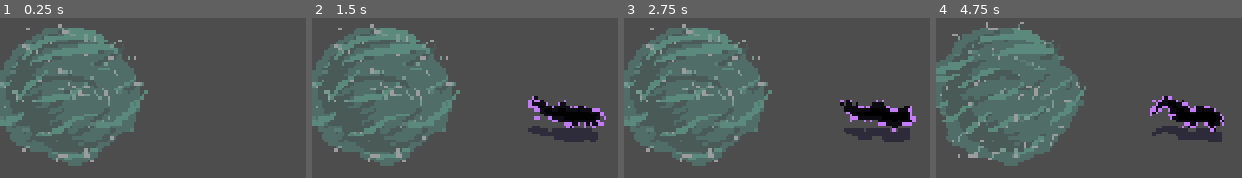
Above: before the commit, frames 1-4 (left to right).
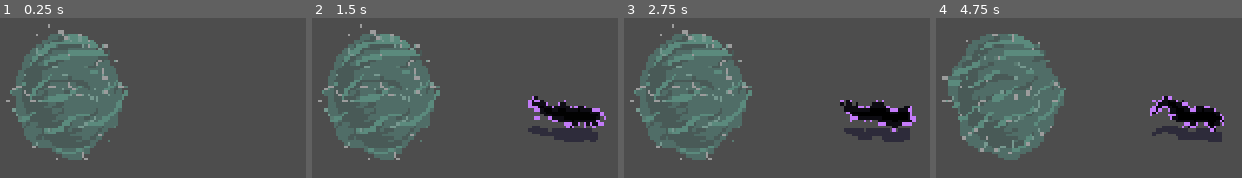
Above: after the commit, the same moments.

Repository: alifeee/loop
Game: Godot game, scene res://scenes/test.tscn
Same seed, same stepped clock (60 frames per second), same inputs: the game is played once before the commit and once after it. This scene is started directly instead of the project's main scene. The engine's default icon, where the game draws it, is replaced by a stand-in: a white triangle on a blue panel in a dark square.
Inputs (mouse positions are in pixels of both pictures, inside the frame that each line leads up to):
- Up to frame 1 (0.25 s): no input
- Up to frame 2 (1.5 s): move the mouse to (outside the picture) at 0.52 s; press the mouse at (outside the picture) at 0.53 s; move the mouse to (outside the picture) at 1.27 s; release the mouse at (outside the picture) at 1.28 s; click (outside the picture) at 1.35 s
- Up to frame 3 (2.75 s): move the mouse to (outside the picture) at 2.02 s; press the mouse at (outside the picture) at 2.03 s
- Up to frame 4 (4.75 s): move the mouse to (outside the picture) at 2.77 s; release the mouse at (outside the picture) at 2.78 s; click (outside the picture) at 2.85 s; move the mouse to (outside the picture) at 3.52 s; press the mouse at (outside the picture) at 3.53 s; move the mouse to (outside the picture) at 4.27 s; release the mouse at (outside the picture) at 4.28 s; click (outside the picture) at 4.35 s

The runs differ from the first frame. In frame 1, 14% of the frame differs, in the area x 0-49%, y 3-93%; in frame 2, 14%; in frame 3, 14%; in frame 4, 15%, in the area x 0-50%, y 2-93%.

Commit message:
loop grpahic width narrowing

Diff:
--- a/scenes/loop.tscn
+++ b/scenes/loop.tscn
@@ -64,7 +64,8 @@
 [node name="AnimatedSprite2D" type="AnimatedSprite2D" parent="."]
 modulate = Color(1, 1, 1, 0.447059)
 light_mask = 6145
-position = Vector2(1, -5)
+position = Vector2(0.500002, -4.12381)
+scale = Vector2(0.757813, 0.92381)
 sprite_frames = SubResource("SpriteFrames_kyqv0")
 animation = &"loop_attack"
 autoplay = "loop_attack"
